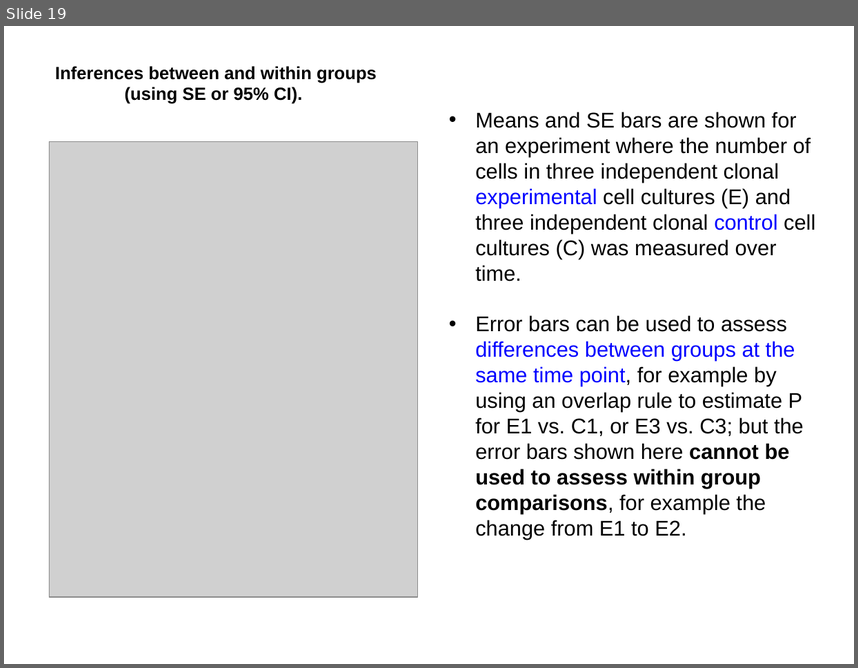
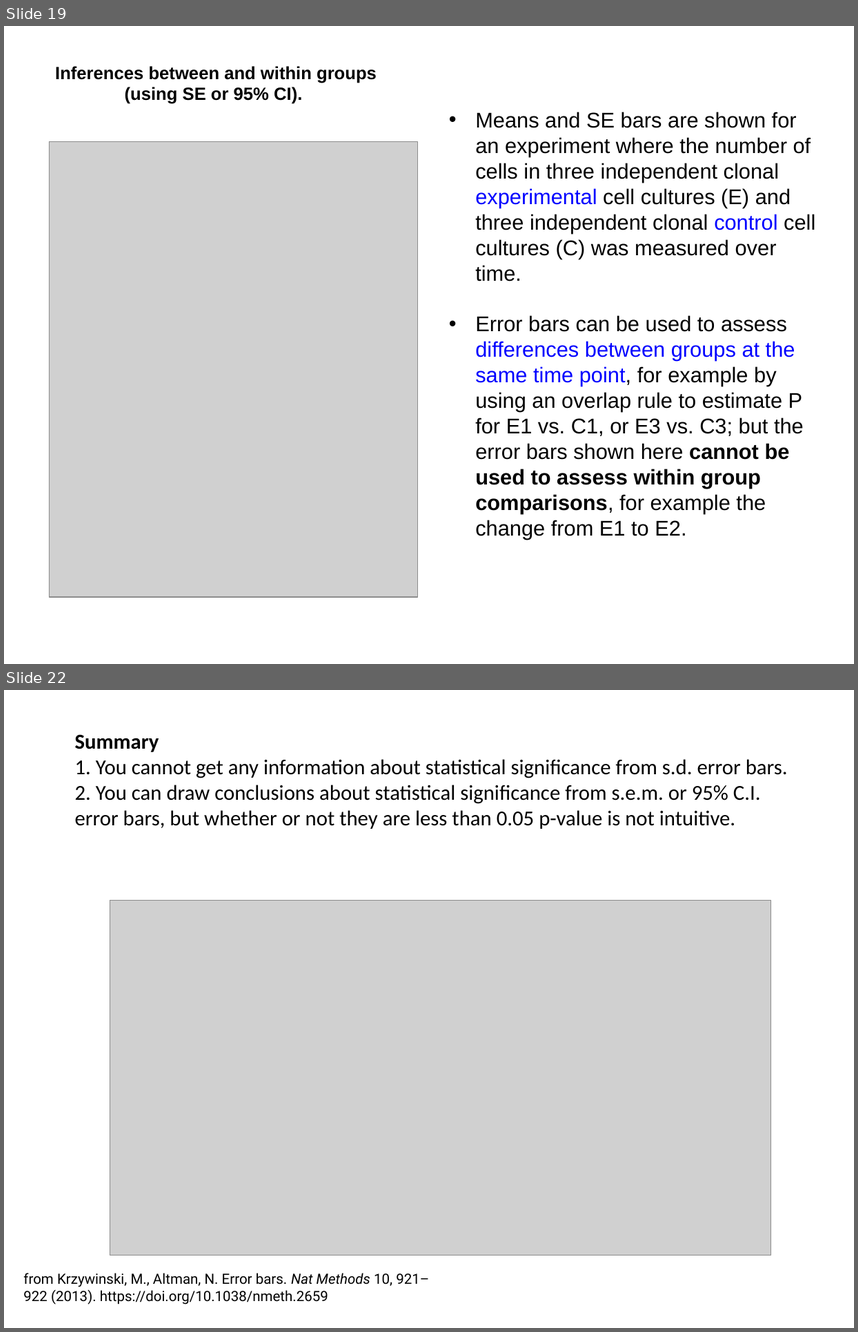
Before and after one commit to cmgienger/6-2WayANOVA, a slide deck: 6-Error_bars.pptx. Shown one above the other, each under a label of ours: slide 19 before the commit, slides 19 and 22 after it; the slides between them are not shown. The pictures are 858x668 and 858x1332 pixels, drawn with LibreOffice and Linux fonts; fonts in the diff are those of the drawing; grey boxes stand for pictures. Boxes give left, top, right and bottom in pixels: in the first picture for what was removed or moved away, otherwise in the second. Text is boxed around its words. In the diff, an @@ line names an element or a change of style, - is before the commit and + after.

```diff
--- a/6-Error_bars.pptx
+++ b/6-Error_bars.pptx
@@ slide 22 added at [4,690,854,1328], background #FFFFFF @@
@@ text added at [75,734,788,829], 18 pt, text #000000 @@
+Summary
+1. You cannot get any information about statistical significance from s.d. error bars. 2. You can draw conclusions about statistical significance from s.e.m. or 95% C.I. error bars, but whether or not they are less than 0.05 p-value is not intuitive.
@@ picture added at [110,900,771,1254] @@
@@ text added at [23,1272,429,1304], 12 pt, text #000000 @@
+from Krzywinski, M., Altman, N. Error bars. Nat Methods 10, 921–922 (2013). https://doi.org/10.1038/nmeth.2659
```
Also in this commit, not shown: 1 slide changed, 2 other slides added, 3 other files.
